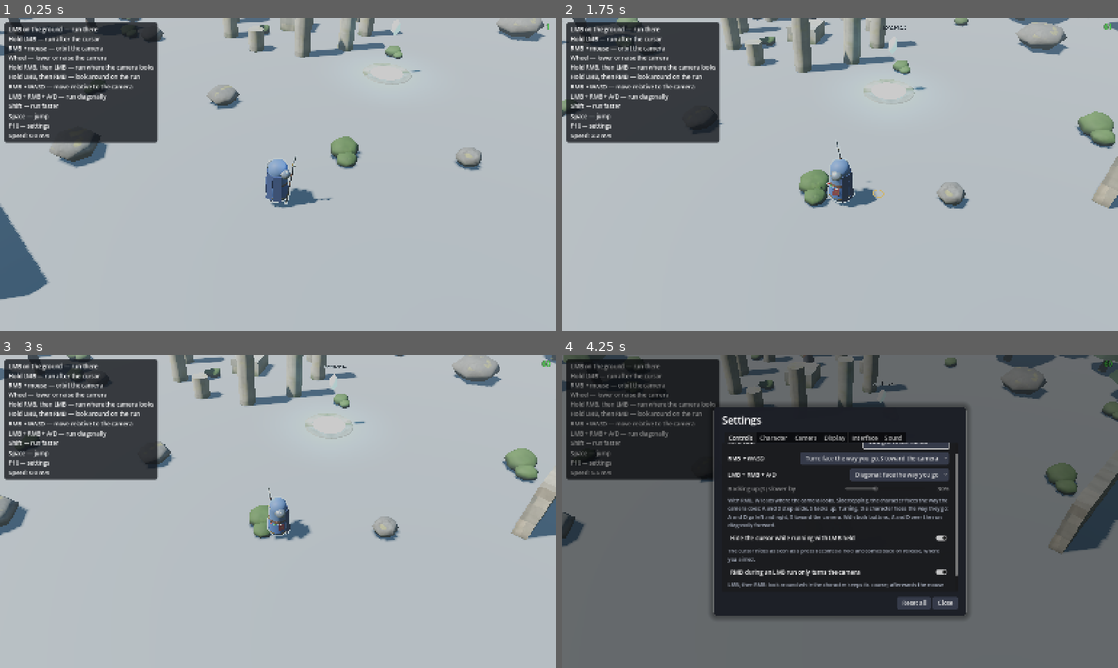
Above: before the commit, frames 1-4 (two rows, left to right).
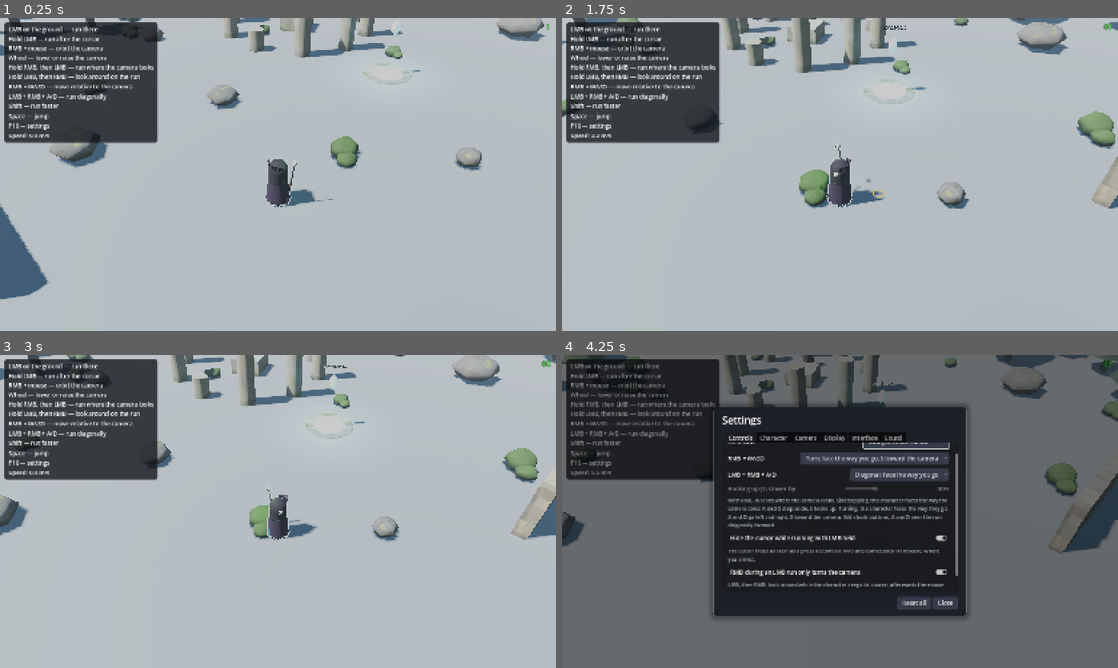
Above: after the commit, the same moments.

Repository: Maxwell-M1/iso_and_orbit_godot
Game: Godot game, scene res://gdscript/main.tscn
Two runs of this game, one before a commit and one after it. Both use one fixed random seed, a clock stepped at 60 frames per second and the inputs below.
Inputs (mouse positions are in pixels of both pictures, inside the frame that each line leads up to):
- Up to frame 1 (0.25 s): no input
- Up to frame 2 (1.75 s): tap Enter at 0.5 s; move the mouse to (962, 158) at 0.52 s; hold D (move_right) 0.53-1.25 s; right-click (962, 158) at 0.6 s; click (962, 158) at 0.67 s; tap Space (jump) at 0.77 s; drag from (728, 190) to (812, 237) at 1.27 s
- Up to frame 3 (3 s): move the mouse to (333, 442) at 2.02 s; hold D (move_right) 2.03-2.75 s; tap Mouse wheel down (camera_zoom_out) at 2.1 s; drag from (250, 574) to (111, 464) at 2.77 s
- Up to frame 4 (4.25 s): move the mouse to (1006, 558) at 3.52 s; hold A (move_left) from 3.53 s (still down); click (1006, 558) at 3.6 s; tap Space (jump) at 3.77 s; tap F10 (toggle_settings) at 4.15 s

The runs differ from the first frame. In frame 1, 0.7% of the frame differs, in the area x 47-60%, y 44-61%; in frame 2, 0.6%; in frame 3, 0.5%; in frame 4, less than 0.1%.

Commit message:
Demo: the necromancer is the default hero look
The demo's hero starts as the necromancer (look 8) instead of the battle
mage (10): the default of the setting, the model placed in the character
scene, so the start swaps nothing, and the item the look selector of the
settings window shows before it reads the settings. A settings file
saved before keeps the look it holds; resetting the settings brings the
necromancer.

Diff:
--- a/gdscript/player/player.tscn
+++ b/gdscript/player/player.tscn
@@ -69,7 +69,7 @@
 fall = ExtResource("22_floating_fall")
 landing_kick = 0.2
 
-[node name="Model" parent="Visual/Hover" unique_id=170123621 instance=ExtResource("20_look_10")]
+[node name="Model" parent="Visual/Hover" unique_id=170123621 instance=ExtResource("15_model")]
 
 [node name="Silhouette" type="Node" parent="." unique_id=1188634796 node_paths=PackedStringArray("target")]
 script = ExtResource("16_silhouette")
--- a/gdscript/settings/game_settings.gd
+++ b/gdscript/settings/game_settings.gd
@@ -102,7 +102,7 @@
 	SPRINT_BONUS: 50.0,  # LocomotionSettings.sprint_speed_multiplier = 1.5
 	FATIGUE: true,
 	SPRINT_DURATION: 5.0,
-	CHARACTER_LOOK: 10,  # battle mage
+	CHARACTER_LOOK: 8,  # necromancer
 	CHARACTER_HOVER: false,
 	CAMERA_MOUSE_PITCH: false,
 	CAMERA_FOLLOW: false,
--- a/gdscript/ui/settings/settings_screen.tscn
+++ b/gdscript/ui/settings/settings_screen.tscn
@@ -219,7 +219,7 @@
 [node name="Look" type="OptionButton" parent="Center/Window/Layout/Tabs/Character/Page/List/LookRow"]
 unique_name_in_owner = true
 layout_mode = 2
-selected = 9
+selected = 7
 item_count = 10
 popup/item_0/text = "1 · Storm Mage"
 popup/item_0/id = 1
--- a/tests/hero_look_checks.gd
+++ b/tests/hero_look_checks.gd
@@ -133,7 +133,7 @@
 	await _teleport(Vector3.ZERO)
 
 
-## Hero look from the settings: the battle mage (10) by default; any of the ten options goes on on the fly: the old
+## Hero look from the settings: the necromancer (8) by default; any of the ten options goes on on the fly: the old
 ## model is removed, the staff in the new model's hand sways in step with the strides, the silhouette sits on its
 ## meshes.
 func _check_appearance() -> void:
